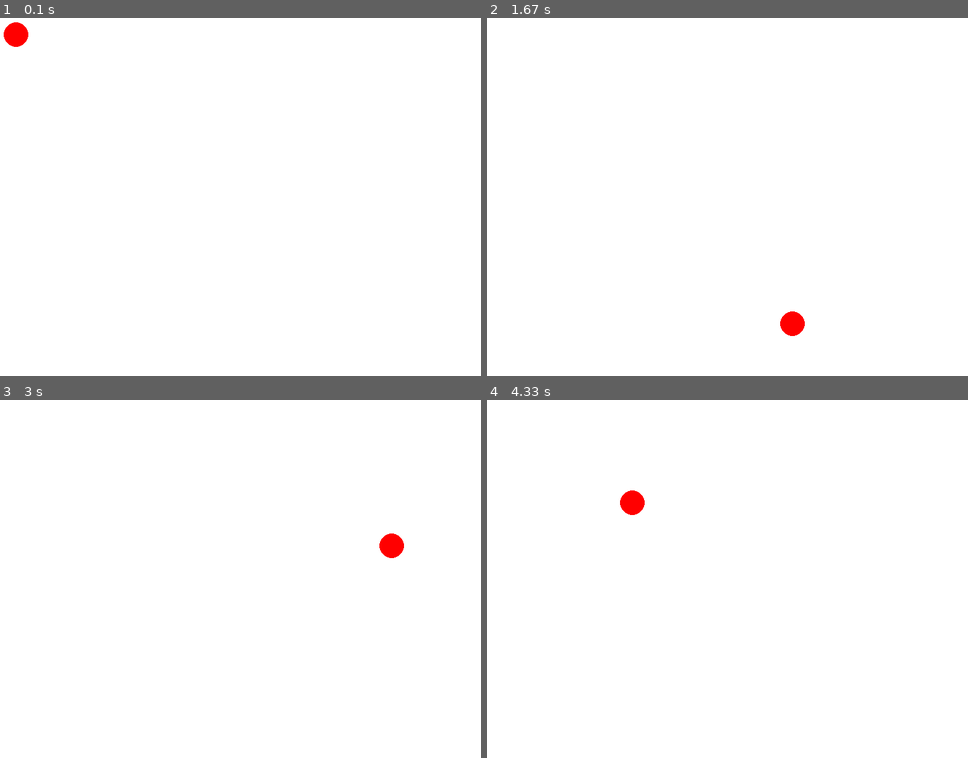
Above: before the commit, frames 1-4 (two rows, left to right).
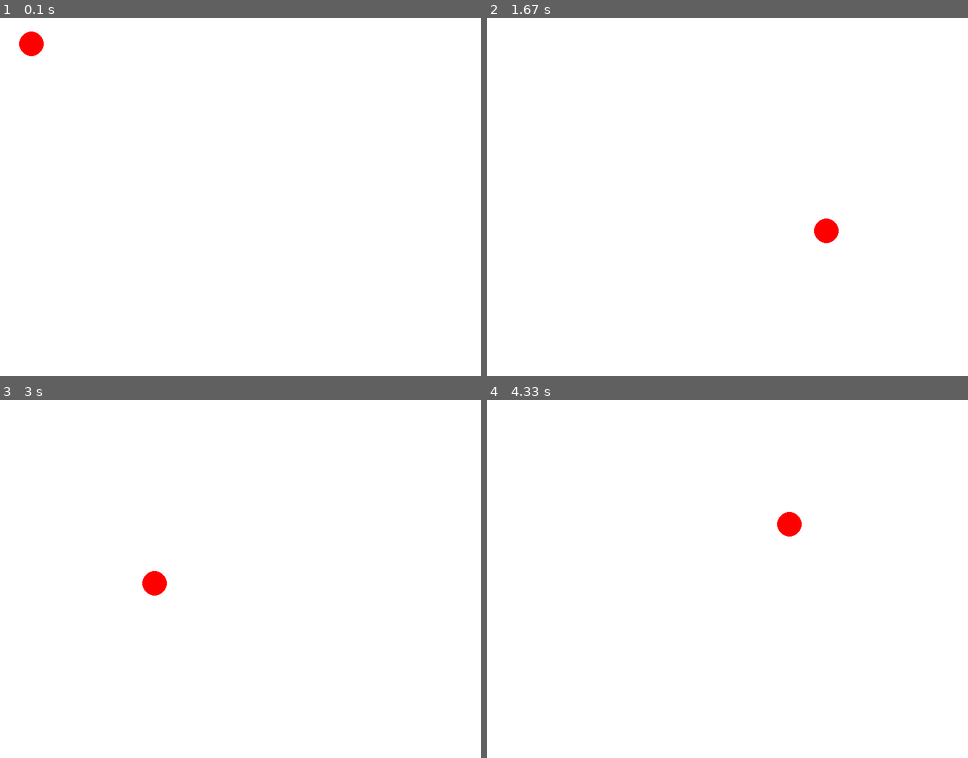
Above: after the commit, the same moments.

Repository: tthouvenot/pygame_mns
Game: pygame game, started from main.py
The game is run twice, just before and just after one commit, with the same random seed, the same clock (stepped at 60 frames per second) and the same inputs.
Inputs:
- Up to frame 1 (0.1 s): no input
- Up to frame 2 (1.67 s): no input
- Up to frame 3 (3 s): no input
- Up to frame 4 (4.33 s): no input

The runs differ from the first frame. In frame 1, 0.5% of the frame differs, in the area x 0-10%, y 1-11%; in frame 2, 0.5%, in the area x 60-74%, y 56-89%; in frame 3, 0.5%; in frame 4, 0.5%.

Commit message:
feature: ajout de la gestion de la balle avec une classe

Diff:
--- /dev/null
+++ b/balle.py
@@ -0,0 +1,24 @@
+import pygame
+
+class Ball:
+
+    def __init__(self):
+        self.rayon = 20
+        self.color = (255, 0, 0)
+        self.position_x = 20
+        self.position_y = 20
+        self.velocity_x = 10
+        self.velocity_y = 8
+
+
+    def draw_ball(self, screen):
+        pygame.draw.circle(screen, self.color, (self.position_x, self.position_y), self.rayon) # (origine, couleur, (posX, posY), rayon)
+
+    def moving_ball(self):
+        self.position_x += self.velocity_x
+        self.position_y += self.velocity_y
+
+        if self.position_x > 800 - 20 or self.position_x <= 20 :
+            self.velocity_x = -self.velocity_x
+        elif self.position_y > 600 - 20 or self.position_y <= 20:
+            self.velocity_y = -self.velocity_y
--- a/main.py
+++ b/main.py
@@ -2,6 +2,7 @@
 
 import pygame
 import sys
+from balle import Ball
 
 # Initialiser pygame
 pygame.init()
@@ -19,10 +20,7 @@
 en_cours = True
 clock = pygame.time.Clock()
 
-x_balle = 20
-vitesse_x = 5
-y_balle = 20
-vitesse_y = 5
+ball = Ball()
 
 
 while en_cours:
@@ -32,15 +30,9 @@
 
     # Remplir l'écran et dessiner la balle
     screen.fill(white)
-    pygame.draw.circle(screen, rouge, (x_balle, y_balle), 20) # (origine, couleur, (posX, posY), rayon)
+    ball.draw_ball(screen)
 
-    x_balle += vitesse_x
-    y_balle += vitesse_y
-
-    if x_balle > 800 - 20 or x_balle <= 20 :
-        vitesse_x = -vitesse_x
-    elif y_balle > 600 - 20 or y_balle <= 20:
-        vitesse_y = -vitesse_y
+    ball.moving_ball()
 
     # Rafraîchir l'affichage
     pygame.display.flip()
